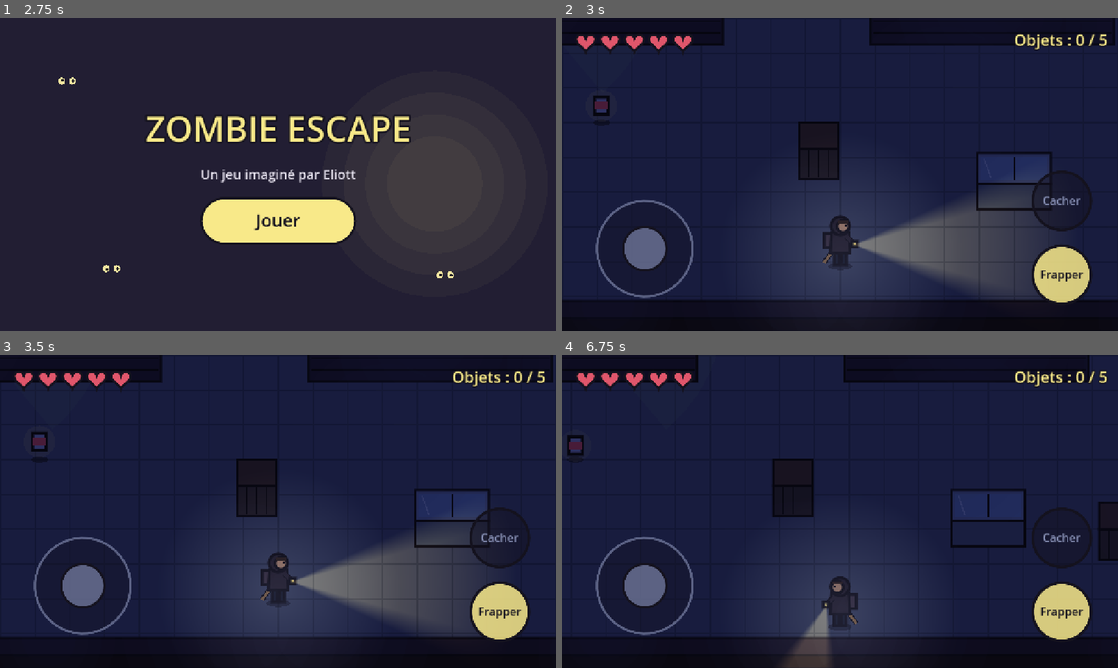
Above: before the commit, frames 1-4 (two rows, left to right).
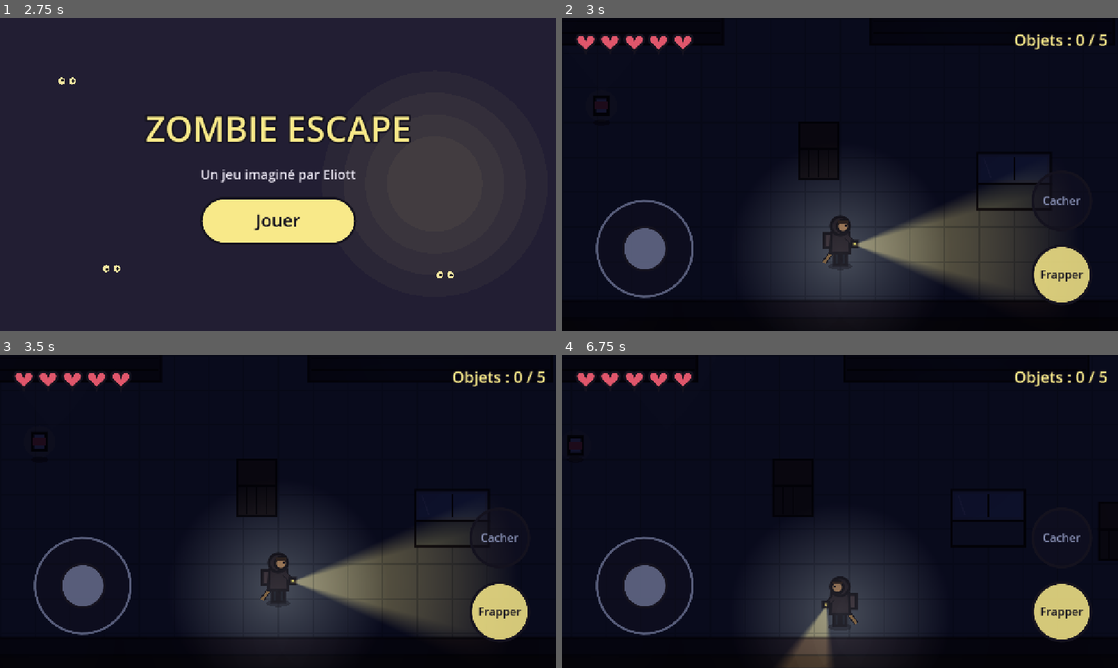
Above: after the commit, the same moments.

Repository: Krocky/zombie-escape
Game: Godot game, scene res://scenes/titre.tscn
Two runs of this game, one before a commit and one after it. Both use one fixed random seed, a clock stepped at 60 frames per second and the inputs below.
Inputs (mouse positions are in pixels of both pictures, inside the frame that each line leads up to):
- Up to frame 1 (2.75 s): move the mouse to (400, 158) at 0.52 s; click (400, 158) at 0.67 s; tap Enter at 1.25 s; drag from (166, 190) to (250, 237) at 1.27 s; tap Space at 2 s; move the mouse to (333, 105) at 2.02 s; click (333, 105) at 2.17 s
- Up to frame 2 (3 s): tap Enter at 2.75 s; drag from (812, 237) to (673, 127) at 2.77 s
- Up to frame 3 (3.5 s): no input
- Up to frame 4 (6.75 s): tap Space at 3.5, 5.75 s; move the mouse to (1006, 558) at 3.52 s; click (1006, 558) at 3.67 s; tap Enter at 4.25 s; drag from (673, 464) to (756, 433) at 4.27 s; move the mouse to (867, 511) at 5.02 s; click (867, 511) at 5.17 s; drag from (756, 433) to (728, 527) at 5.77 s; move the mouse to (962, 495) at 6.52 s; click (962, 495) at 6.67 s

Frame 1 is identical in both runs. In frame 2, 66% of the frame differs, in the area x 0-100%, y 0-91%; in frame 3, 66%; in frame 4, 68%.

Commit message:
Retours de test : zombies qui renaissaient, nuit plus sombre, volume plus bas
Co-Authored-By: Claude Opus 5.5 <noreply@anthropic.com>
Claude-Session: https://claude.ai/code/session_01HtEy4yENqrimfXArnMF98u

Diff:
--- a/data/palette.gd
+++ b/data/palette.gd
@@ -20,7 +20,7 @@
 const CONGELATEUR_FACE := Color("4e5c79")
 const BROUILLARD := Color("4c5576")
 const OMBRE := Color(0.05, 0.04, 0.09, 0.45)
-const NUIT := Color(0.32, 0.33, 0.52)     # assombrit tout le niveau (CanvasModulate)
+const NUIT := Color(0.13, 0.13, 0.24)     # assombrit tout le niveau (CanvasModulate)
 
 # Lampe torche
 const LAMPE := Color("f8e989")
--- a/data/reglages.gd
+++ b/data/reglages.gd
@@ -14,6 +14,7 @@
 const LAMPE_ANGLE := 50.0             # largeur du faisceau, en degrés
 
 # --- Ambiance ---
+const NUIT_CLARTE := 1.0              # 1 = normal, 0.5 = deux fois plus sombre, 2 = deux fois plus clair
 const BROUILLARD_OPACITE := 0.05      # 0 = pas de brouillard, 0.1 = brouillard épais
 
 # --- Bruit (les zombies entendent jusqu'à cette distance) ---
@@ -60,4 +61,4 @@
 const ZOMBIE_DELAI_CRI := 6.0             # secondes minimum entre deux cris du même zombie
 
 # --- Sons ---
-const SONS_VOLUME := 0.0                  # volume en décibels : -6 = moins fort, +6 = plus fort
+const SONS_VOLUME := -6.0                 # volume en décibels : -6 = moins fort, +6 = plus fort
--- a/scenes/heros.tscn
+++ b/scenes/heros.tscn
@@ -34,10 +34,10 @@
 
 [node name="Halo" type="PointLight2D" parent="."]
 position = Vector2(0, -30)
-energy = 0.6
+energy = 1.0
 texture = SubResource("GradientTexture2D_halo")
-texture_scale = 2.2
+texture_scale = 2.0
 
 [node name="Lampe" type="PointLight2D" parent="."]
 position = Vector2(30, -50)
-energy = 0.9
+energy = 1.2
--- a/scenes/sortie.tscn
+++ b/scenes/sortie.tscn
@@ -1,6 +1,24 @@
-[gd_scene load_steps=2 format=3]
+[gd_scene load_steps=4 format=3]
 
 [ext_resource type="Script" path="res://scripts/sortie.gd" id="1_sortie"]
 
+[sub_resource type="Gradient" id="Gradient_sortie"]
+offsets = PackedFloat32Array(0, 1)
+colors = PackedColorArray(1, 1, 1, 1, 1, 1, 1, 0)
+
+[sub_resource type="GradientTexture2D" id="GradientTexture2D_sortie"]
+gradient = SubResource("Gradient_sortie")
+width = 256
+height = 256
+fill = 1
+fill_from = Vector2(0.5, 0.5)
+fill_to = Vector2(1, 0.5)
+
 [node name="Sortie" type="Node2D"]
 script = ExtResource("1_sortie")
+
+[node name="Lumiere" type="PointLight2D" parent="."]
+position = Vector2(0, -80)
+energy = 0.9
+texture = SubResource("GradientTexture2D_sortie")
+texture_scale = 1.4
--- a/scripts/niveau.gd
+++ b/scripts/niveau.gd
@@ -16,7 +16,7 @@
 
 
 func _ready() -> void:
-	$Nuit.color = Palette.NUIT
+	$Nuit.color = Palette.NUIT * Color(Reglages.NUIT_CLARTE, Reglages.NUIT_CLARTE, Reglages.NUIT_CLARTE, 1.0)
 	$HUD.deplacement.connect(_heros.definir_direction)
 	$HUD.attaque.connect(_heros.attaquer)
 	_heros.attaque.connect(_sur_attaque)
--- a/scripts/sortie.gd
+++ b/scripts/sortie.gd
@@ -1,6 +1,10 @@
 extends Node2D
 ## La sortie du supermarché : une porte dans le mur du fond, avec un panneau.
 ## Le niveau détecte quand le héros l'atteint. Origine = au sol, devant la porte.
+
+
+func _ready() -> void:
+	$Lumiere.color = Palette.SORTIE
 
 
 func _draw() -> void:
--- a/scripts/zombie.gd
+++ b/scripts/zombie.gd
@@ -34,7 +34,8 @@
 var _etourdi := 0.0
 var _delai_coup := 0.0
 var _flash := 0.0
-var _disparition := 0.0   # > 0 : le zombie est battu et disparaît
+var _battu := false        # vrai pour toujours dès qu'il n'a plus de PV
+var _disparition := 0.0   # temps restant de l'animation où il bascule et s'efface
 var _delai_cri := 0.0     # évite qu'il crie en boucle
 
 
@@ -46,7 +47,7 @@
 
 ## Un bruit a été fait en « origine » ; il porte jusqu'à « rayon ».
 func entendre(origine: Vector2, rayon: float) -> void:
-	if _disparition > 0.0 or _etat == Etat.POURSUITE:
+	if _battu or _etat == Etat.POURSUITE:
 		return
 	if global_position.distance_to(origine) <= rayon:
 		_point_recherche = origine
@@ -67,7 +68,7 @@
 
 ## Appelé par le niveau quand la batte du héros le touche.
 func recevoir_coup(degats: int, depuis: Vector2) -> void:
-	if _disparition > 0.0:
+	if _battu:
 		return
 	_pv -= degats
 	$Coup.stream = SONS_COUP.pick_random()
@@ -80,6 +81,7 @@
 	_changer_etat(Etat.POURSUITE)
 	if _pv <= 0:
 		# Battu : il tombe et disparaît en fumée (pas de gore)
+		_battu = true
 		_disparition = 0.6
 		remove_from_group("zombies")
 		$CollisionShape2D.set_deferred("disabled", true)
@@ -119,12 +121,12 @@
 
 func _physics_process(delta: float) -> void:
 	_flash = maxf(_flash - delta, 0.0)
-	if _disparition > 0.0:
-		_disparition -= delta
+	if _battu:
+		_disparition = maxf(_disparition - delta, 0.0)
 		queue_redraw()
 		$Cone.visible = false
-		# On attend la fin du son de coup avant de l'enlever
-		if _disparition <= 0.0 and not $Coup.playing:
+		# Il ne bouge plus jamais ; on attend la fin du son de coup avant de l'enlever
+		if _disparition == 0.0 and not $Coup.playing:
 			queue_free()
 		return
 	_etourdi = maxf(_etourdi - delta, 0.0)
@@ -196,9 +198,9 @@
 	var pas := sin(_temps * 8.0) * 4.0
 	var tangue := sin(_temps * 4.0) * 2.0
 	modulate = Color(2.0, 2.0, 2.0) if _flash > 0.0 else Color.WHITE  # éclair quand il est frappé
-	if _disparition > 0.0:
+	if _battu:
 		# Il bascule en arrière et s'efface
-		var avance := minf(1.0 - _disparition / 0.6, 1.0)
+		var avance := 1.0 - _disparition / 0.6
 		modulate.a = 1.0 - avance
 		draw_set_transform(Vector2.ZERO, -s * avance * PI / 2.0, Vector2(1.25, 1.25) * (1.0 - avance * 0.3))
 	else:
@@ -208,11 +210,11 @@
 		_dessiner_gros(s, pas, tangue)
 	else:
 		_dessiner_maigre(s, pas, tangue)
-	if _etourdi > 0.0 and _disparition <= 0.0:
+	if _etourdi > 0.0 and not _battu:
 		_dessiner_etoiles(Vector2(0, -116 if type == Type.LENT else -110))
-	elif _etat == Etat.POURSUITE and _disparition <= 0.0:
+	elif _etat == Etat.POURSUITE and not _battu:
 		_dessiner_alerte(Vector2(0, -116 if type == Type.LENT else -110))
-	elif _etat == Etat.CHERCHE and _disparition <= 0.0:
+	elif _etat == Etat.CHERCHE and not _battu:
 		_dessiner_question(Vector2(0, -116 if type == Type.LENT else -110))
 
 
Not shown, changed: CLAUDE.md
